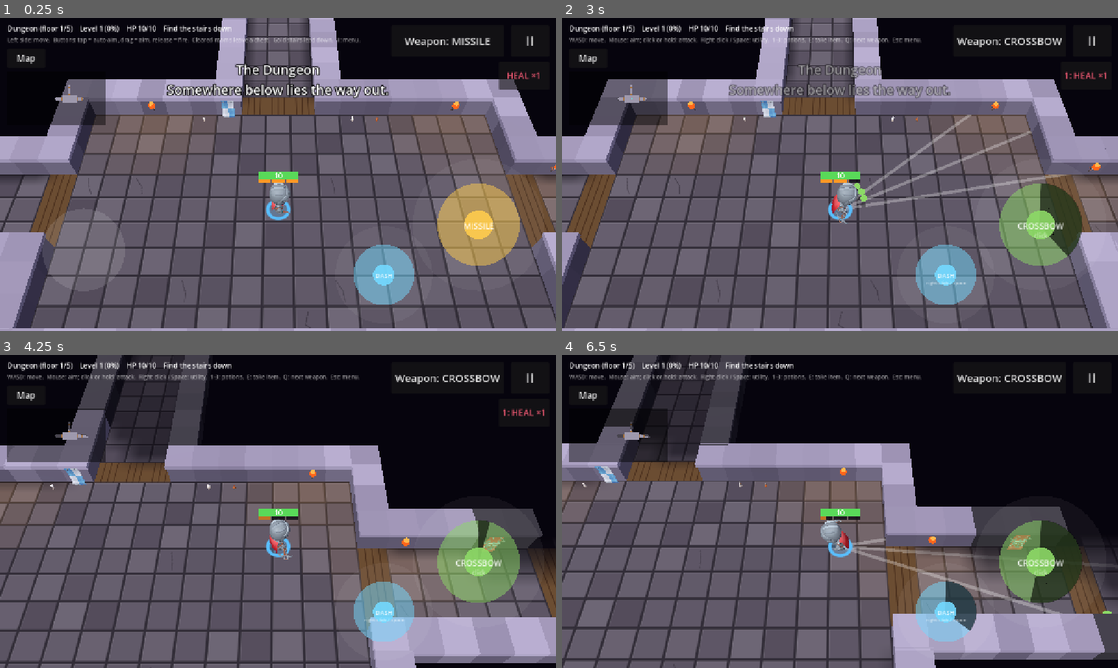
Above: before the commit, frames 1-4 (two rows, left to right).
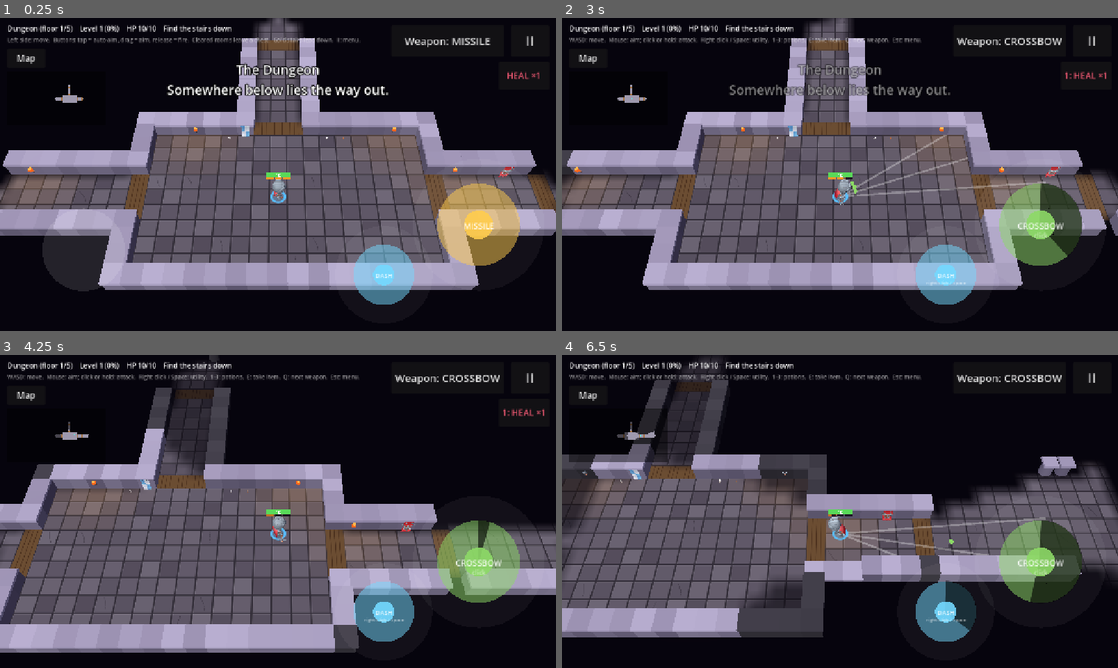
Above: after the commit, the same moments.

Repository: Zenb0t/toto
Game: Godot game, scene res://scenes/main.tscn
Two runs of this game, one before a commit and one after it. Both use one fixed random seed, a clock stepped at 60 frames per second and the inputs below.
Inputs (mouse positions are in pixels of both pictures, inside the frame that each line leads up to):
- Up to frame 1 (0.25 s): no input
- Up to frame 2 (3 s): click "Weapon: MISSILE" at 0.5 s; click "Weapon: SWORD" at 1.25 s; click "Weapon: FIREBALL" at 2 s; tap Enter at 2.75 s; move the mouse to (962, 158) at 2.77 s; press the mouse at (962, 158) at 2.78 s; hold D (move_right) from 2.78 s (still down)
- Up to frame 3 (4.25 s): tap Space at 3.02 s; release D (move_right) at 3.5 s; release the mouse at (400, 495) at 3.5 s; drag from (166, 527) to (250, 574) at 3.52 s
- Up to frame 4 (6.5 s): move the mouse to (895, 442) at 4.27 s; press the mouse at (895, 442) at 4.28 s; hold D (move_right) 4.28-5 s; tap 1 (drink_potion_1) at 4.35 s; release the mouse at (895, 442) at 5 s; drag from (812, 574) to (673, 464) at 5.02 s; move the mouse to (1006, 558) at 5.77 s; press the mouse at (1006, 558) at 5.78 s; hold A (move_left) from 5.78 s (still down); tap 3 (drink_potion_3) at 5.85 s; tap Space at 6.02 s

The runs differ from the first frame. In frame 1, 59% of the frame differs, in the area x 0-100%, y 0-100%; in frame 2, 60%; in frame 3, 49%; in frame 4, 50%.

Commit message:
Playtest tuning becomes the defaults
From the tuning sent from the phone (2026-10-17): enemies move at 85,
are 1.1x tougher and telegraph for 0.3s; loot drops less (enemy gear
5%, enemy potion 10%, chest potion 30%); the attack button's dead zone
is 36; the camera sits at 26.5 cells. The enemy attack pace (1.6x the
old cooldown) becomes a reload slowness of 1.1 under ammo.

Co-Authored-By: Claude Opus 5.5 <noreply@anthropic.com>
Claude-Session: https://claude.ai/code/session_015ZGKCCJdA1nx2f1Xhpqp12

Diff:
--- a/scripts/actors/enemy.gd
+++ b/scripts/actors/enemy.gd
@@ -12,13 +12,15 @@
 
 ## Every enemy is in this group, so area attacks can find them.
 const GROUP := &"enemies"
-const DEFAULT_MOVE_SPEED := 80.0
+const DEFAULT_MOVE_SPEED := 85.0
 const DEFAULT_MAX_HEALTH := 3
+## Every kind of enemy is this much tougher than the Bestiary lists it.
+const DEFAULT_HEALTH_MULTIPLIER := 1.1
 ## Enemies hold one charge of ammo and reload it this many times slower than the player does with the same
 ## weapon...
-const DEFAULT_COOLDOWN_MULTIPLIER := 1.3
+const DEFAULT_COOLDOWN_MULTIPLIER := 1.1
 ## ...and wind up for this much longer, showing where the attack will go.
-const DEFAULT_TELEGRAPH_SECONDS := 0.4
+const DEFAULT_TELEGRAPH_SECONDS := 0.3
 const RADIUS := 11.0
 const BODY_COLOR := Color(0.9, 0.35, 0.3)
 ## The ring on the floor under the enemy (the body itself is in the 3D view).
--- a/scripts/loot/loot_table.gd
+++ b/scripts/loot/loot_table.gd
@@ -2,11 +2,11 @@
 extends RefCounted
 ## What loot drops. Pure: the caller passes the random number generator, so results can be reproduced.
 
-const DEFAULT_ENEMY_DROP_CHANCE := 0.1
+const DEFAULT_ENEMY_DROP_CHANCE := 0.05
 ## Chance a defeated enemy leaves a potion (rolled when it drops no item).
-const DEFAULT_POTION_DROP_CHANCE := 0.15
+const DEFAULT_POTION_DROP_CHANCE := 0.1
 ## Chance a chest holds a potion as well as its item.
-const DEFAULT_CHEST_POTION_CHANCE := 0.5
+const DEFAULT_CHEST_POTION_CHANCE := 0.3
 ## Share of the items lying on the floor from the start that are potions.
 const FLOOR_POTION_SHARE := 0.5
 
--- a/scripts/tuning/game_tuning.gd
+++ b/scripts/tuning/game_tuning.gd
@@ -114,7 +114,7 @@
 		params.append_array(_item_params(each, potion_group(each.id)))
 	params.append_array([
 		Tuning.Param.new(ENEMY_MOVE_SPEED, "Move speed", ENEMIES_GROUP, 20, 250, 5, Enemy.DEFAULT_MOVE_SPEED),
-		Tuning.Param.new(ENEMY_HEALTH_MULTIPLIER, "Health (x)", ENEMIES_GROUP, 0.25, 4, 0.05, 1.0, true),
+		Tuning.Param.new(ENEMY_HEALTH_MULTIPLIER, "Health (x)", ENEMIES_GROUP, 0.25, 4, 0.05, Enemy.DEFAULT_HEALTH_MULTIPLIER, true),
 		Tuning.Param.new(
 			ENEMY_COOLDOWN_MULTIPLIER, "Reload slowness (x)", ENEMIES_GROUP, 1, 5, 0.1, Enemy.DEFAULT_COOLDOWN_MULTIPLIER),
 		Tuning.Param.new(
@@ -126,7 +126,7 @@
 		Tuning.Param.new(
 			LOOT_CHEST_POTION_CHANCE, "Chest potion chance", LOOT_GROUP, 0, 1, 0.05, LootTable.DEFAULT_CHEST_POTION_CHANCE),
 		Tuning.Param.new(
-			CONTROLS_WEAPON_DEAD_ZONE, "Weapon dead zone", CONTROLS_GROUP, 0, 100, 2, AimButton.DEFAULT_DEAD_ZONE),
+			CONTROLS_WEAPON_DEAD_ZONE, "Weapon dead zone", CONTROLS_GROUP, 0, 100, 2, AimButton.ATTACK_DEAD_ZONE),
 		Tuning.Param.new(
 			CONTROLS_UTILITY_DEAD_ZONE, "Utility dead zone", CONTROLS_GROUP, 0, 100, 2, AimButton.DEFAULT_DEAD_ZONE),
 		Tuning.Param.new(
--- a/scripts/ui/aim_button.gd
+++ b/scripts/ui/aim_button.gd
@@ -13,6 +13,8 @@
 
 ## How far the finger must move before a press counts as manual aim instead of a tap, in viewport pixels.
 const DEFAULT_DEAD_ZONE := 32.0
+## The attack button's is a little larger, so a slightly sloppy tap still auto-aims.
+const ATTACK_DEAD_ZONE := 36.0
 ## How far around the button a touch still grabs it, as a multiple of the button's radius.
 const DEFAULT_CATCH_SCALE := 1.6
 ## How far past the button a drag keeps adding strength (full strength), as a multiple of its radius. The
--- a/scripts/view3d/camera_framing.gd
+++ b/scripts/view3d/camera_framing.gd
@@ -4,7 +4,7 @@
 ## bottom of the screen), aimed a little past them so more of what is ahead shows.
 
 const DEFAULT_PITCH_DEGREES := 55.0
-const DEFAULT_DISTANCE := 17.0
+const DEFAULT_DISTANCE := 26.5
 const DEFAULT_FIELD_OF_VIEW := 38.0
 const DEFAULT_LOOK_AHEAD := 1.5
 
--- a/tests/unit/test_game_tuning.gd
+++ b/tests/unit/test_game_tuning.gd
@@ -17,8 +17,8 @@
 	assert_eq(dash.cooldown, Dash.new().cooldown)
 	assert_eq(GameTuning.player_move_speed(tuning), Player.DEFAULT_MOVE_SPEED)
 	assert_eq(GameTuning.enemy_move_speed(tuning), Enemy.DEFAULT_MOVE_SPEED)
-	assert_eq(GameTuning.enemy_health_multiplier(tuning), 1.0)
-	assert_eq(GameTuning.weapon_dead_zone(tuning), AimButton.DEFAULT_DEAD_ZONE)
+	assert_eq(GameTuning.enemy_health_multiplier(tuning), Enemy.DEFAULT_HEALTH_MULTIPLIER)
+	assert_eq(GameTuning.weapon_dead_zone(tuning), AimButton.ATTACK_DEAD_ZONE)
 	assert_eq(GameTuning.utility_dead_zone(tuning), AimButton.DEFAULT_DEAD_ZONE)
 
 
Not shown, changed: docs/design.md
